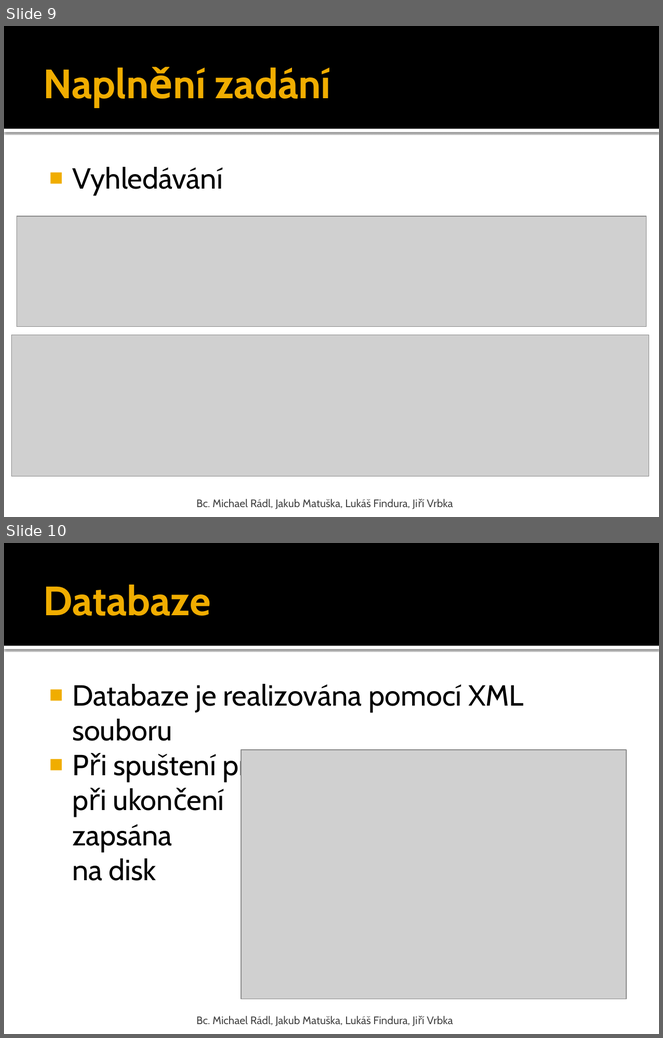
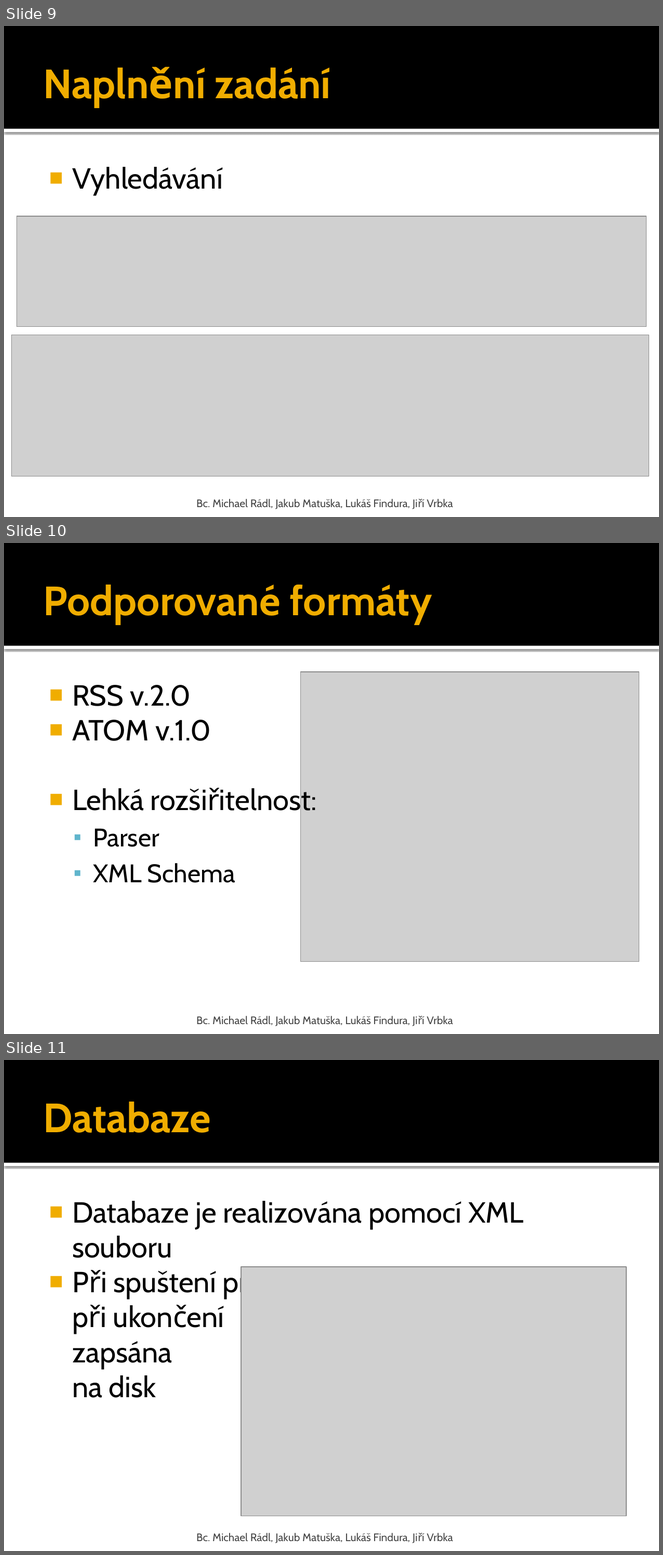
Before and after one commit to matragorn/PV138_RSS_reader, a slide deck: prezentace.pptx. Shown one above the other, each under a label of ours: slides 9 and 10 before the commit, slides 9, 10 and 11 after it. The pictures are 663x1038 and 663x1555 pixels, drawn with LibreOffice and Linux fonts; fonts in the diff are those of the drawing; grey boxes stand for pictures. Boxes give left, top, right and bottom in pixels: in the first picture for what was removed or moved away, otherwise in the second. Text is boxed around its words. In the diff, an @@ line names an element or a change of style, - is before the commit and + after.

Commit message:
Update prezentace

```diff
--- a/prezentace.pptx
+++ b/prezentace.pptx
@@ slide 10 added at box(4, 543, 659, 1034), background #FFFFFF; not listed: 2 template elements that a slide beside it also shows @@
@@ title added at box(44, 585, 432, 624), 45 pt, text #F0AD00, bold @@
+Podporované formáty
@@ picture added at box(301, 672, 639, 962) @@
@@ text added at box(72, 685, 235, 883), 32 pt, text #000000 @@
+■ RSS v.2.0
+■ ATOM v.1.0
+■ Lehká rozšiřitelnost:
+  ▪ Parser
+  ▪ XML Schema
@@ text added at box(196, 1016, 453, 1027), 12 pt, text #454545 @@
+Bc. Michael Rádl, Jakub Matuška, Lukáš Findura, Jiří Vrbka
@@ what was slide 10 is now slide 11 @@
```
